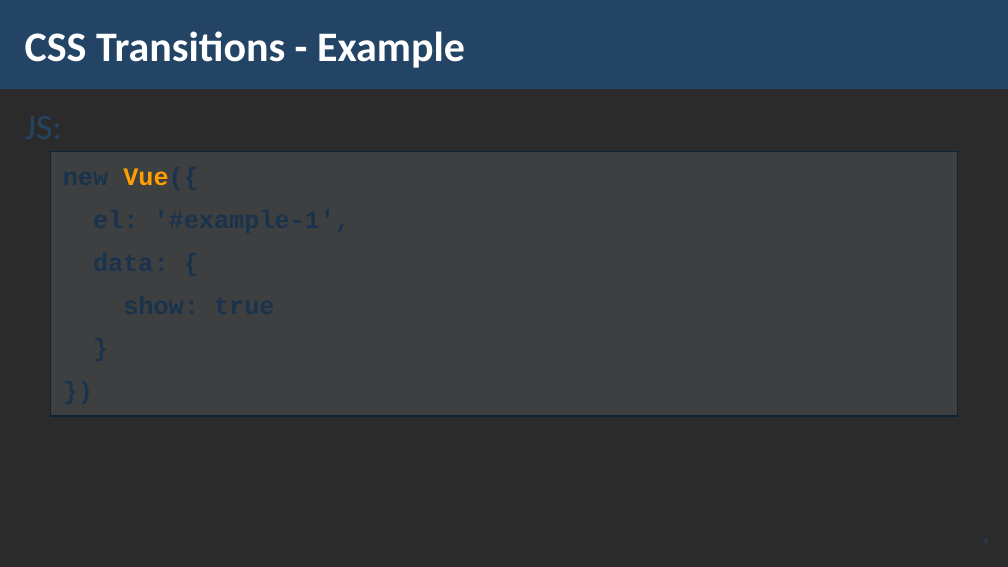
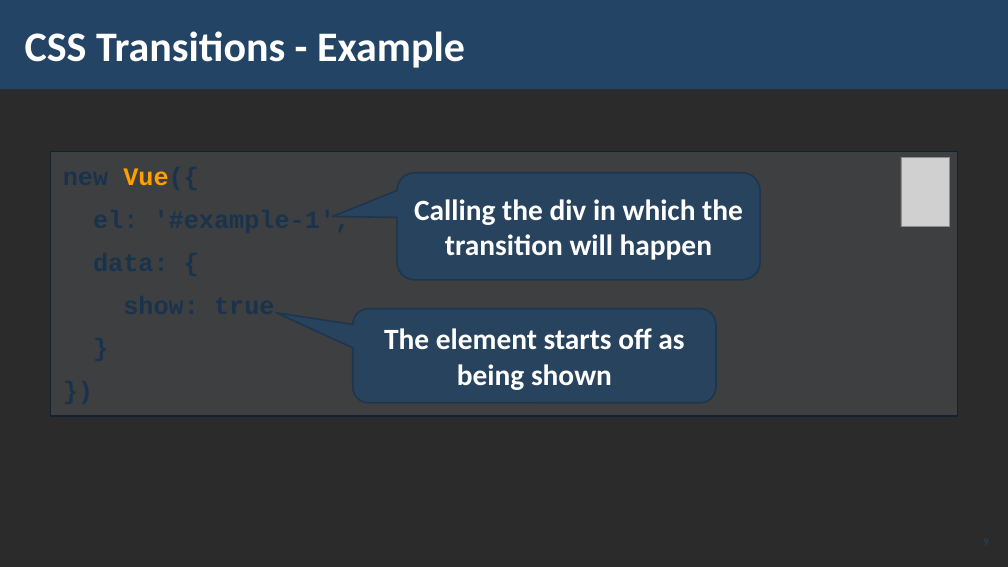
Before and after one commit to Vue-Course-Plans/Vue-Lectures, a slide deck: slide 9 of Vue-Animations/Vue-Animations.pptx. Drawn at 1008x567 pixels with LibreOffice and Linux fonts; fonts in the diff are those of the drawing; grey boxes stand for pictures; background and template pictures are left out; a plain dark background stands for a picture behind light text. Boxes give left, top, right and bottom in pixels: in the first picture for what was removed or moved away, otherwise in the second. Text is boxed around its words. In the diff, an @@ line names an element or a change of style, - is before the commit and + after.

```diff
--- a/Vue-Animations/Vue-Animations.pptx
+++ b/Vue-Animations/Vue-Animations.pptx
@@ text removed at <box>16,99,992,151</box> @@
-JS:
@@ rounded speech box added at <box>397,173,760,281</box>, fill #234465 at 80% opacity, outline #1A334C 1.5 pt, 28 pt, text #FFFFFF, bold @@
+Calling the div in which the transition will happen
@@ picture added at <box>901,157,950,226</box> @@
@@ rounded speech box added at <box>352,309,715,402</box>, fill #234465 at 80% opacity, outline #1A334C 1.5 pt, 28 pt, text #FFFFFF, bold @@
+The element starts off as being shown
```
Also in this commit, not shown: 17 other slides changed, 2 slides removed.
